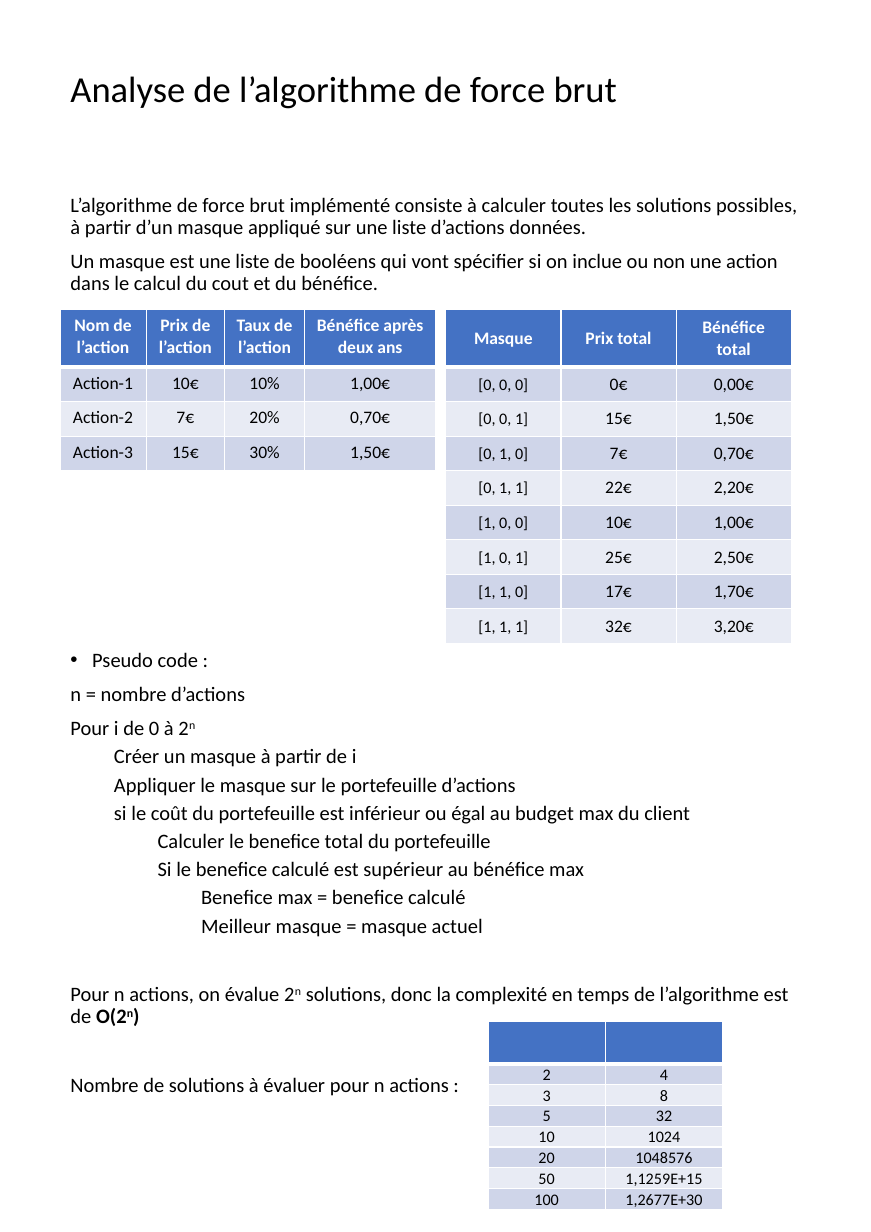
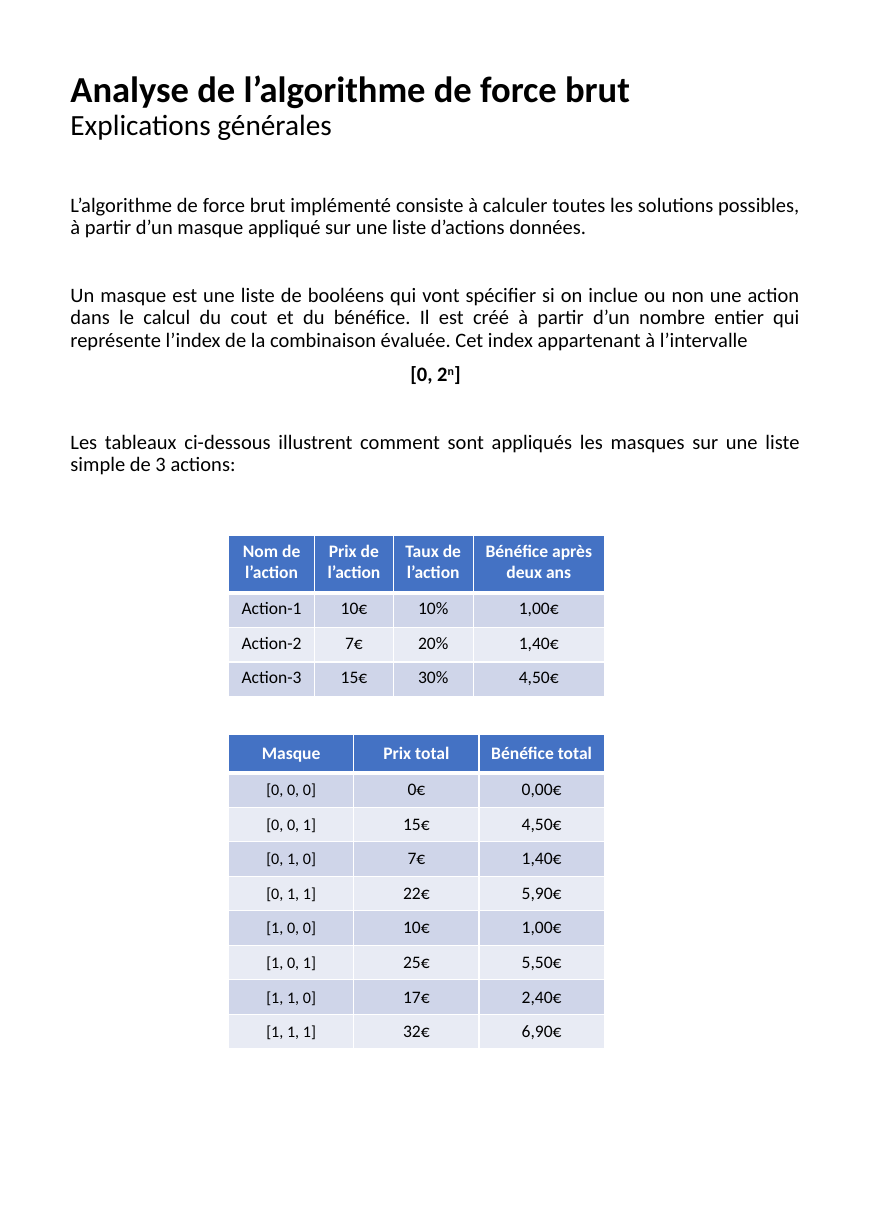
Before and after one commit to VisualDev-FR/openclassrooms-p7, a slide deck: slide 2 of ignore/OC-P7.pptx. Drawn at 871x1232 pixels with LibreOffice and Linux fonts; fonts in the diff are those of the drawing. Boxes give left, top, right and bottom in pixels: in the first picture for what was removed or moved away, otherwise in the second. Text is boxed around its words. In the diff, an @@ line names an element or a change of style, - is before the commit and + after.

```diff
--- a/ignore/OC-P7.pptx
+++ b/ignore/OC-P7.pptx
@@ title at [70,75,630,140]: text changed; bold on @@
-Analyse de l’algorithme de force brut
+Analyse de l’algorithme de force brut
+Explications générales
@@ text at [70,197,799,238]: alignment left to justified @@
@@ text at [70,287,799,475]: text changed @@
-Un masque est une liste de booléens qui vont spécifier si on inclue ou non une action dans le calcul du cout et du bénéfice.
-• Pseudo code :
-n = nombre d’actions
-Pour i de 0 à 2n
-  Créer un masque à partir de i
-  Appliquer le masque sur le portefeuille d’actions
-  si le coût du portefeuille est inférieur ou égal au budget max du client
-    Calculer le benefice total du portefeuille
-    Si le benefice calculé est supérieur au bénéfice max
-      Benefice max = benefice calculé
-      Meilleur masque = masque actuel
-Pour n actions, on évalue 2n solutions, donc la complexité en temps de l’algorithme est de O(2n)
-Nombre de solutions à évaluer pour n actions :
+Un masque est une liste de booléens qui vont spécifier si on inclue ou non une action dans le calcul du cout et du bénéfice. Il est créé à partir d’un nombre entier qui représente l’index de la combinaison évaluée. Cet index appartenant à l’intervalle
+[0, 2n]
+Les tableaux ci-dessous illustrent comment sont appliqués les masques sur une liste simple de 3 actions:
@@ table at [229,535,603,696] @@
-row 3, column 4: 0,70€
+row 3, column 4: 1,40€
-row 4, column 4: 1,50€
+row 4, column 4: 4,50€
@@ table: place and size @@
-table at [60,310,435,471]
+table at [229,535,603,696]
@@ table at [229,734,605,1049] @@
-row 3, column 3: 1,50€
+row 3, column 3: 4,50€
-row 4, column 3: 0,70€
+row 4, column 3: 1,40€
-row 5, column 3: 2,20€
+row 5, column 3: 5,90€
-row 7, column 3: 2,50€
+row 7, column 3: 5,50€
-row 8, column 3: 1,70€
+row 8, column 3: 2,40€
-row 9, column 3: 3,20€
+row 9, column 3: 6,90€
@@ table: place and size @@
-table at [446,310,790,644]
+table at [229,734,605,1049]
@@ table removed at [488,1021,721,1214], 8 rows, 2 columns @@
- | 
-2 | 4
-3 | 8
-5 | 32
-10 | 1024
-20 | 1048576
-50 | 1,1259E+15
-100 | 1,2677E+30
```
Also in this commit, not shown: 2 other slides changed, 4 slides added, 3 slides removed, 5 other files.
